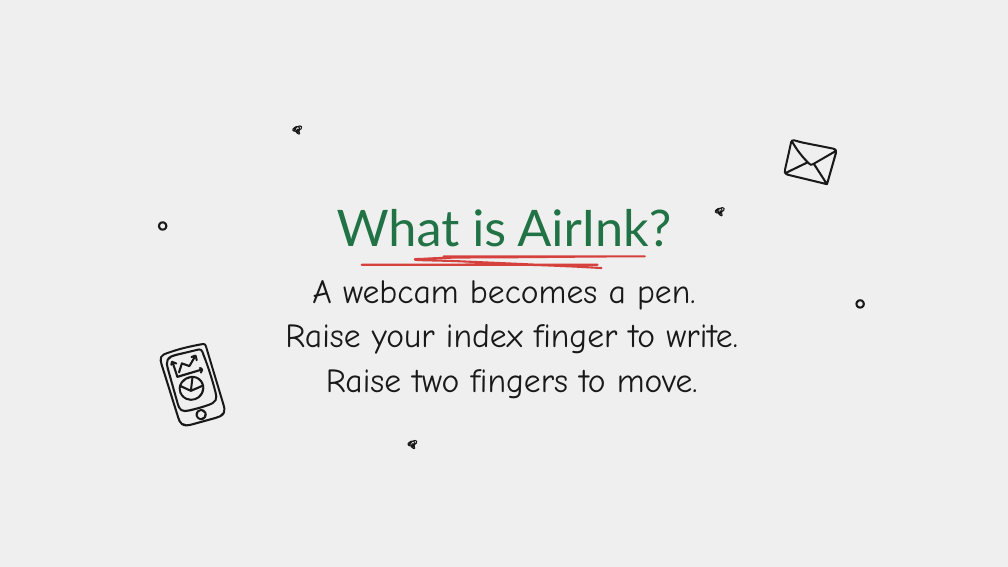
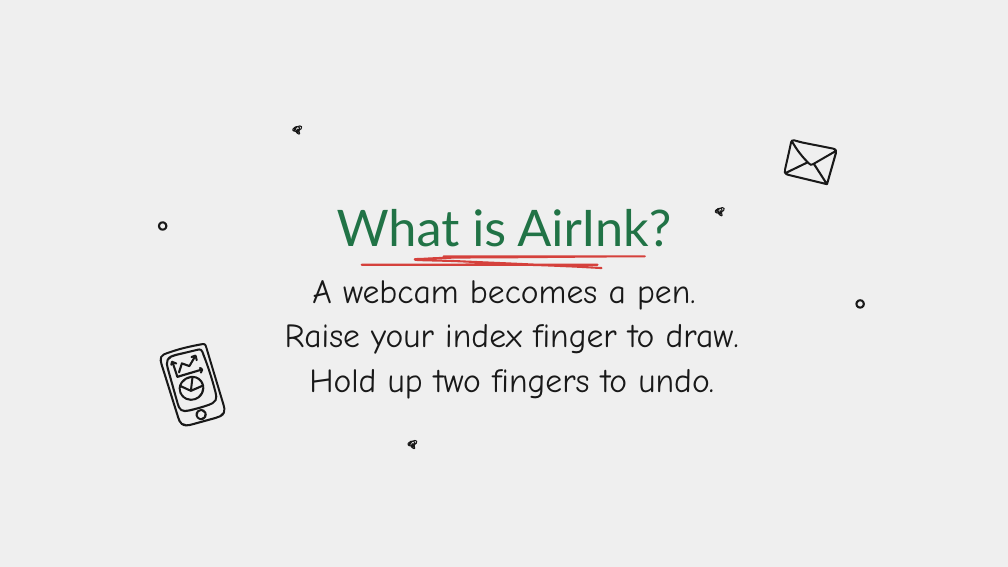
Before and after one commit to thiyatira/AirInk, a slide deck: slide 2 of documents/presentation/AirInk_Presentation.pptx. Drawn at 1008x567 pixels with LibreOffice and Linux fonts; fonts in the diff are those of the drawing; background and template pictures are left out. Boxes give left, top, right and bottom in pixels: in the first picture for what was removed or moved away, otherwise in the second. Text is boxed around its words. In the diff, an @@ line names an element or a change of style, - is before the commit and + after.

Commit message:
Add brushes, shapes, flower stamps, undo/redo and colourful themes
- Nine brushes, eraser, eight shapes and eight flower stamps
- Undo/redo (30 steps) with a hold-two-fingers undo gesture
- Five UI themes, ten boards, colour picker, gallery and snapshot
- 26 automated checks in tests/
- Update report and presentation (PPTX + PDF) and screenshots

```diff
--- a/documents/presentation/AirInk_Presentation.pptx
+++ b/documents/presentation/AirInk_Presentation.pptx
@@ subtitle at box(285, 324, 739, 399): text changed @@
-Raise your index finger to write.
-Raise two fingers to move.
+Raise your index finger to draw.
+Hold up two fingers to undo.
```
Also in this commit, not shown: 6 other slides changed, 1 slide added, 1 slide removed, 11 other files.
